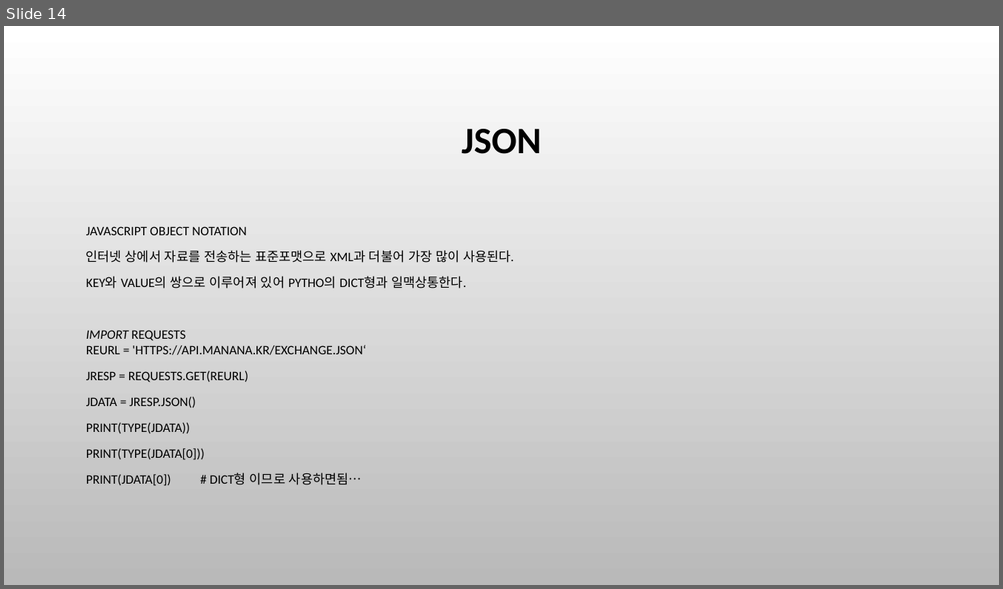
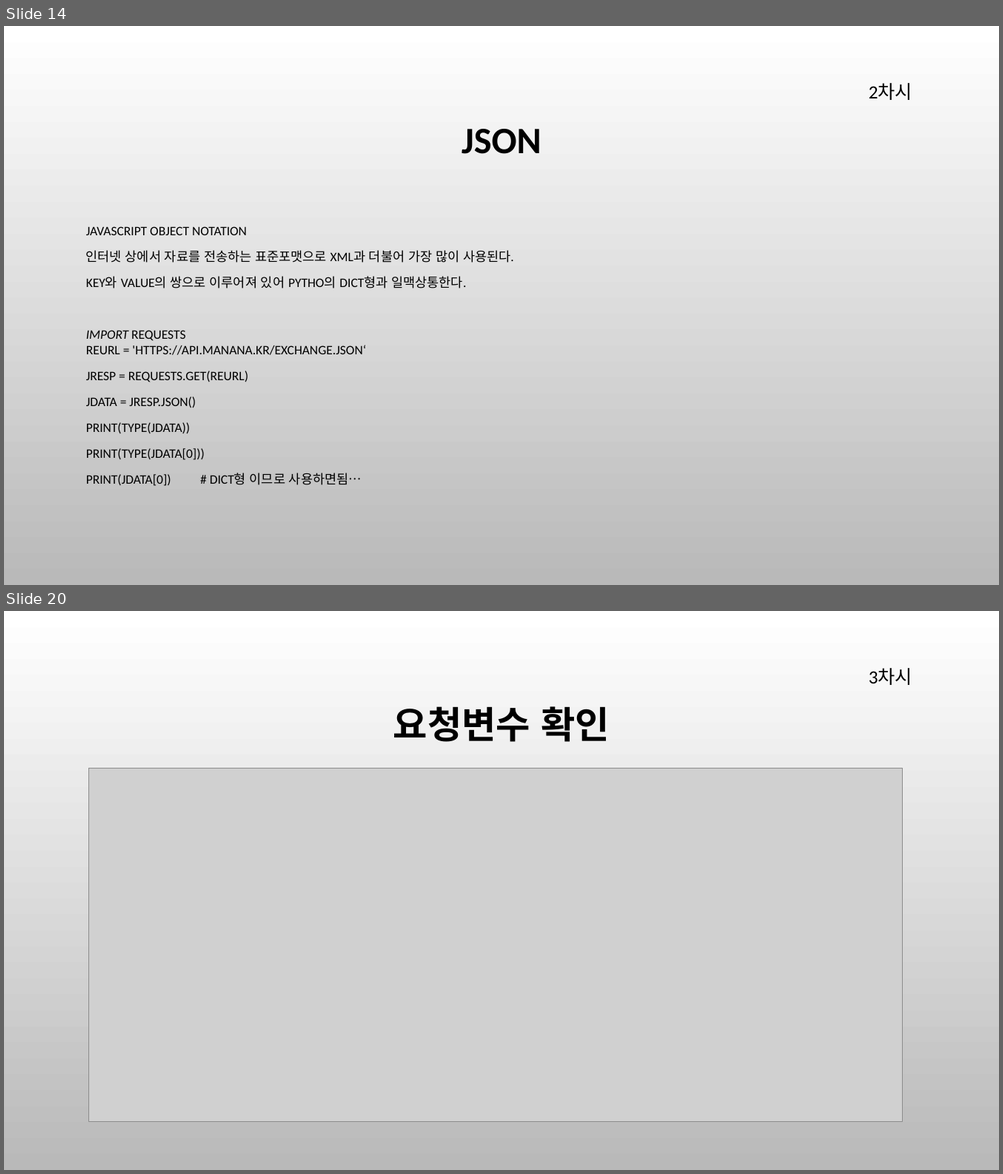
Before and after one commit to cute93/2020_sw_teacher, a slide deck: SW선도교원 연수.pptx. Shown one above the other, each under a label of ours: slide 14 before the commit, slides 14 and 20 after it; the slides between them are not shown. The pictures are 1003x589 and 1003x1174 pixels, drawn with LibreOffice and Linux fonts; fonts in the diff are those of the drawing; grey boxes stand for pictures; background and template pictures are left out. Boxes give left, top, right and bottom in pixels: in the first picture for what was removed or moved away, otherwise in the second. Text is boxed around its words. In the diff, an @@ line names an element or a change of style, - is before the commit and + after.

```diff
--- a/SW선도교원 연수.pptx
+++ b/SW선도교원 연수.pptx
@@ slide 20 added at [4, 611, 999, 1170], background picture (left out) @@
@@ text added at [868, 668, 912, 685], 18 pt, text #000000 @@
+3차시
@@ title added at [393, 706, 609, 742], 36 pt, text #000000, bold @@
+요청변수 확인
@@ picture added at [88, 769, 902, 1123] @@
@@ slide 14 changed as well @@
@@ text added at [868, 83, 912, 100], 18 pt, text #000000 @@
+2차시
```
Also in this commit, not shown: 9 other slides changed, 10 other slides added, 8 other files.
